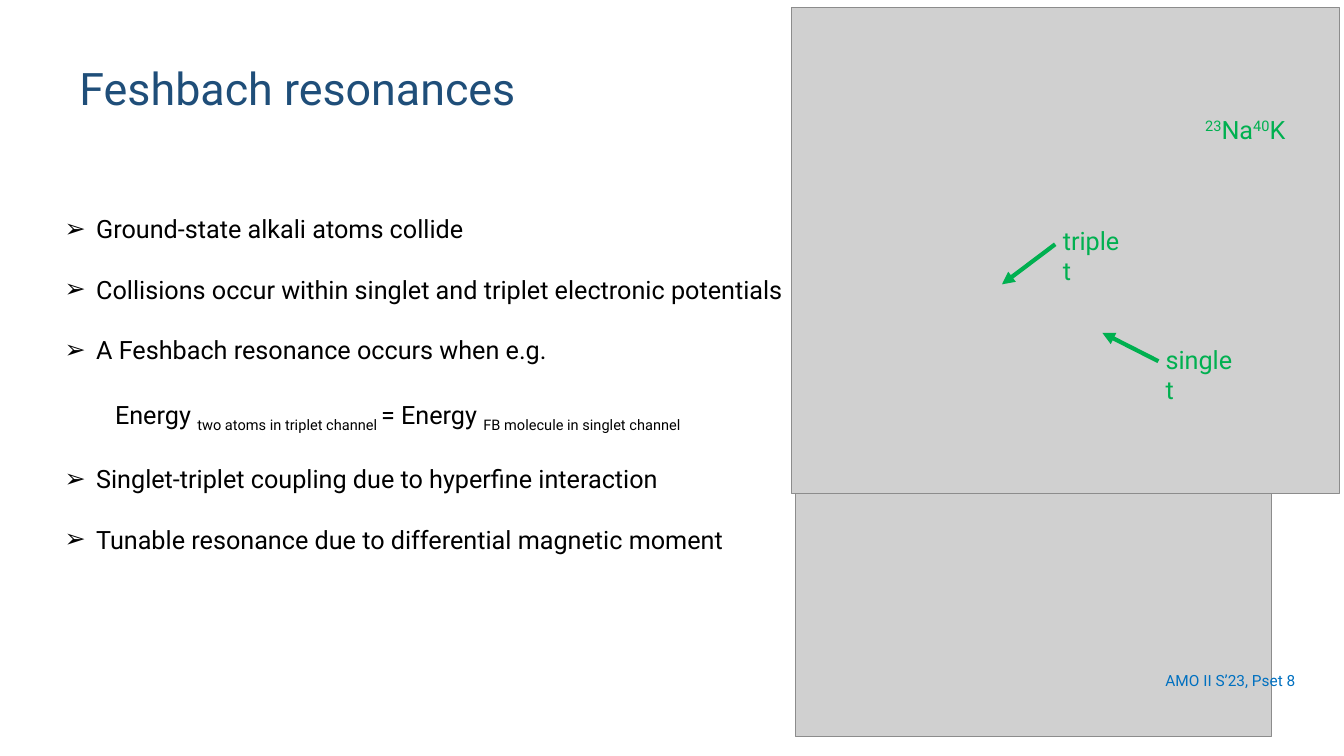
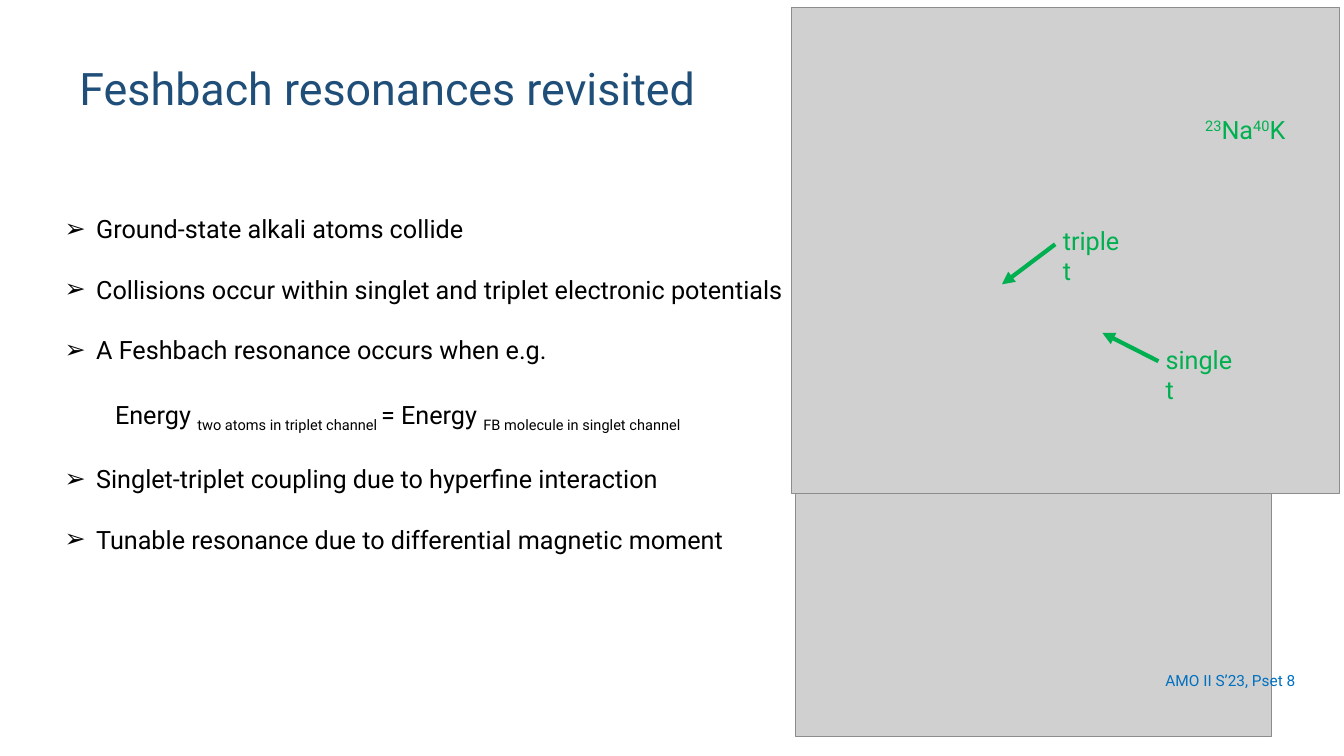
Before and after one commit to huanium/huanium, a slide deck: slide 2 of MIT_PhD/ZGS/ZGS-Sep-01-2023/BUI_ZGS_2023_Sep_01.pptx. Drawn at 1344x756 pixels with LibreOffice and Linux fonts; fonts in the diff are those of the drawing; grey boxes stand for pictures. Boxes give left, top, right and bottom in pixels: in the first picture for what was removed or moved away, otherwise in the second. Text is boxed around its words. In the diff, an @@ line names an element or a change of style, - is before the commit and + after.

```diff
--- a/MIT_PhD/ZGS/ZGS-Sep-01-2023/BUI_ZGS_2023_Sep_01.pptx
+++ b/MIT_PhD/ZGS/ZGS-Sep-01-2023/BUI_ZGS_2023_Sep_01.pptx
@@ title at (79, 71, 695, 106): text changed @@
-Feshbach resonances
+Feshbach resonances revisited
```
Also in this commit, not shown: 3 other slides changed, 5 slides added, 1 slide removed.
